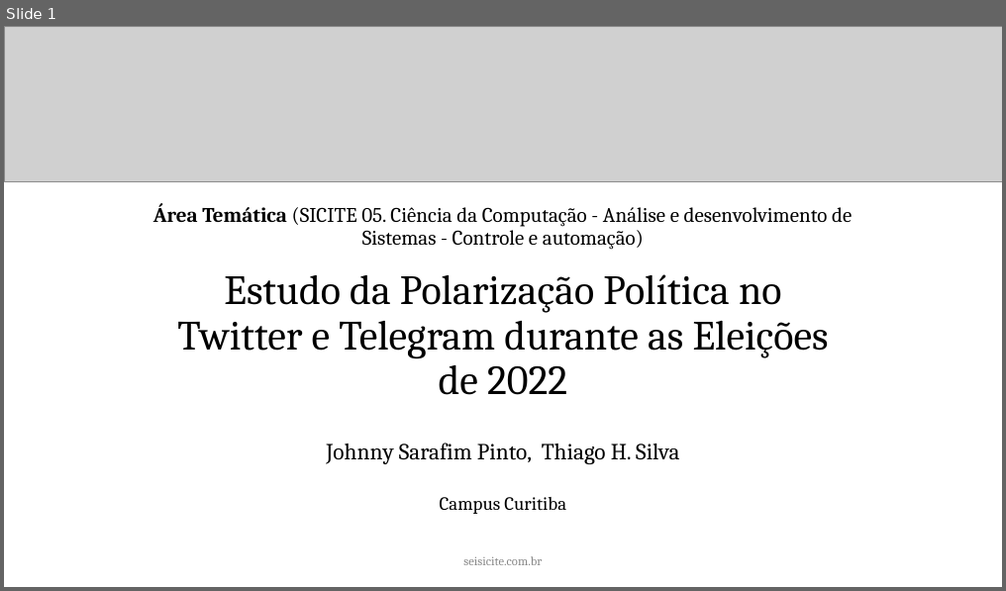
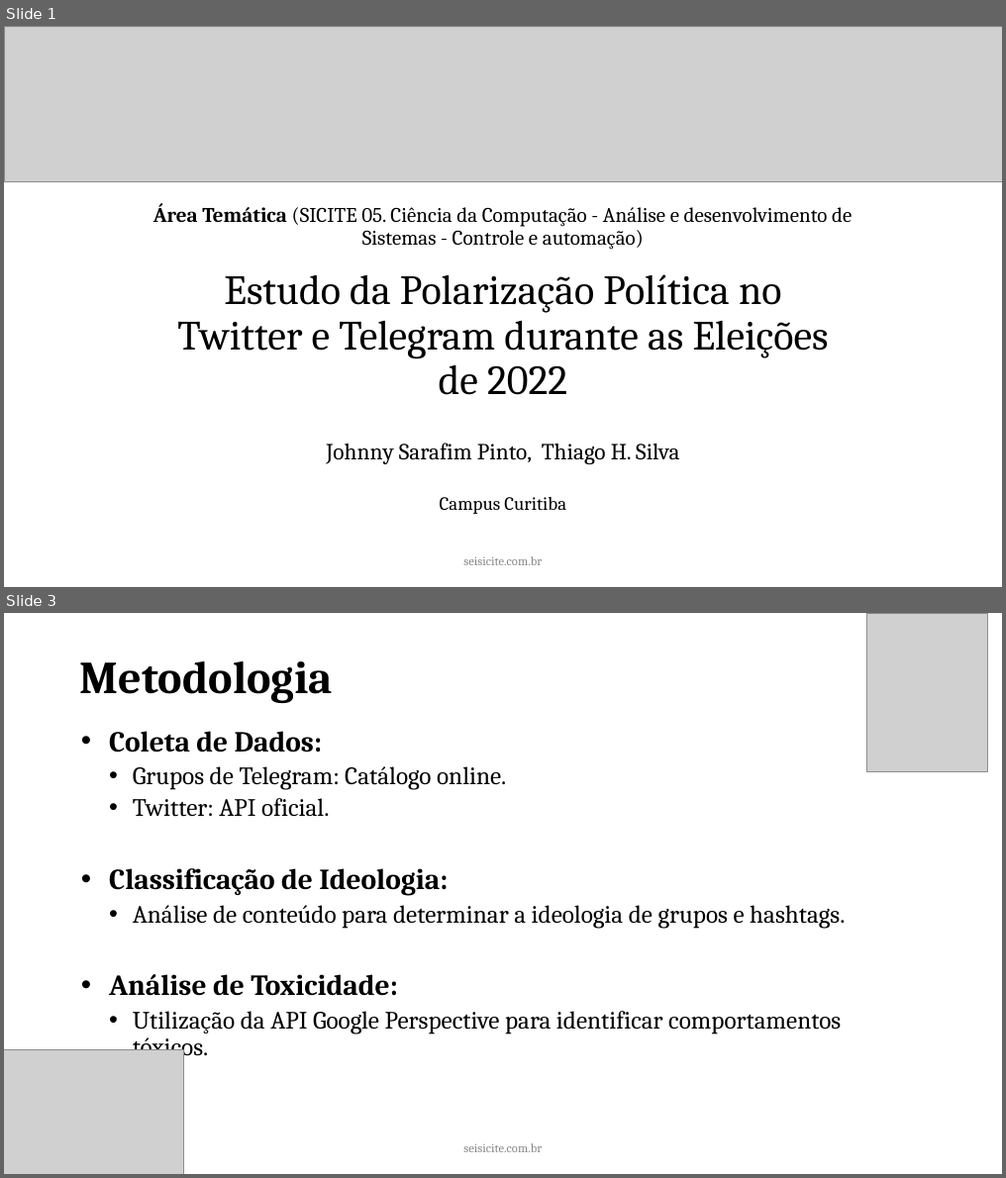
Before and after one commit to joojkun/sicite-2023-apresentacao, a slide deck: 2023 - Template Apresentação ✅.pptx. Shown one above the other, each under a label of ours: slide 1 before the commit, slides 1 and 3 after it; the slides between them are not shown. The pictures are 1006x591 and 1006x1178 pixels, drawn with LibreOffice and Linux fonts; fonts in the diff are those of the drawing; grey boxes stand for pictures. Boxes give left, top, right and bottom in pixels: in the first picture for what was removed or moved away, otherwise in the second. Text is boxed around its words. In the diff, an @@ line names an element or a change of style, - is before the commit and + after.

```diff
--- a/2023 - Template Apresentação ✅.pptx
+++ b/2023 - Template Apresentação ✅.pptx
@@ slide 3 added at (4,613,1002,1174), background #FFFFFF @@
@@ picture added at (867,613,988,772) @@
@@ title added at (80,662,333,703), 44 pt, text #000000, bold @@
+Metodologia
@@ text added at (109,731,845,1061), 24 pt, text #000000 @@
+• Coleta de Dados:
+  • Grupos de Telegram: Catálogo online.
+  • Twitter: API oficial.
+• Classificação de Ideologia:
+  • Análise de conteúdo para determinar a ideologia de grupos e hashtags.
+• Análise de Toxicidade:
+  • Utilização da API Google Perspective para identificar comportamentos tóxicos.
@@ picture added at (4,1051,183,1174) @@
@@ text added at (463,1144,542,1153), 12 pt, text #888888 @@
+seisicite.com.br
```
Also in this commit, not shown: 3 slides changed, 7 other slides added, 1 slide removed.
